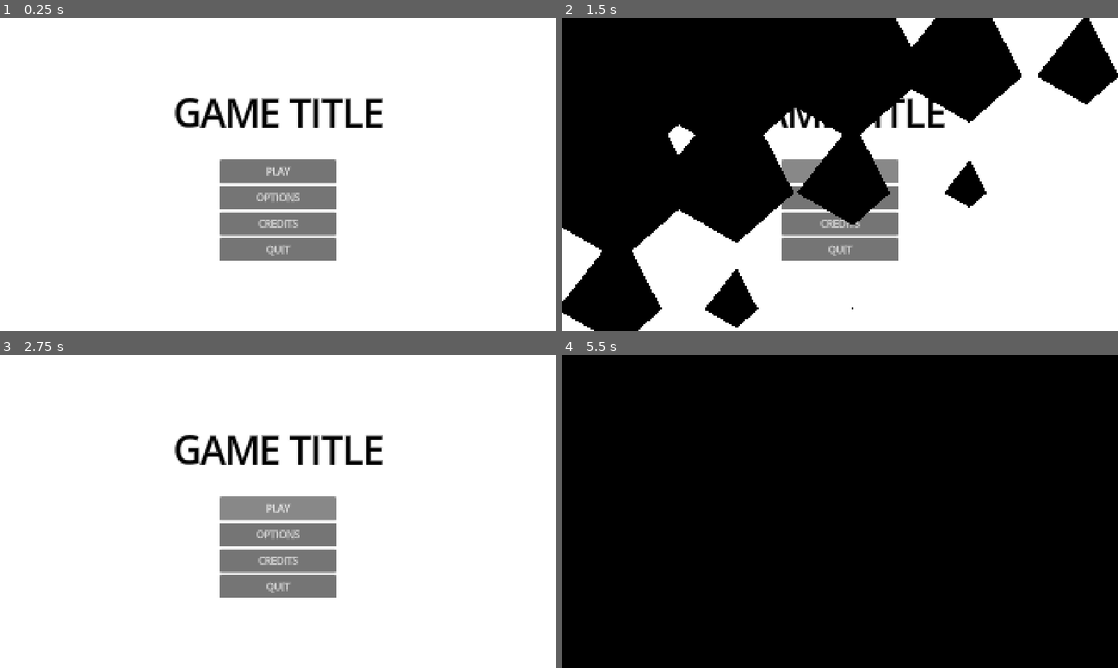
Above: before the commit, frames 1-4 (two rows, left to right).
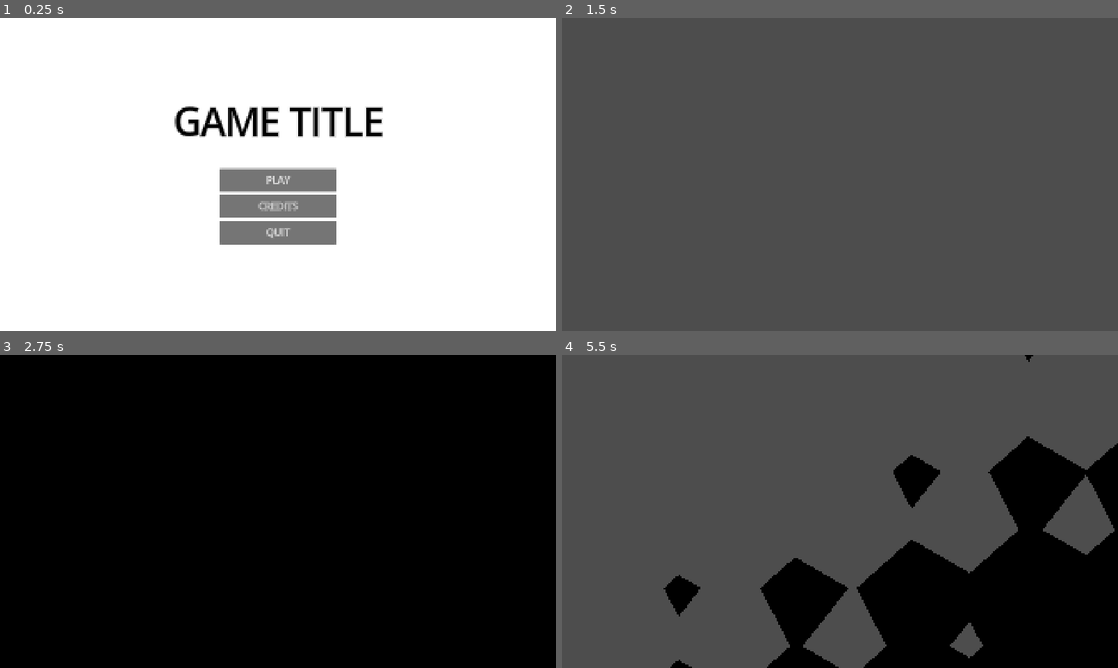
Above: after the commit, the same moments.

Repository: EHilly/Godot-Template-Project
Game: Godot game, scene res://UI/MainMenu/main_menu.tscn
Same seed, same stepped clock (60 frames per second), same inputs: the game is played once before the commit and once after it.
Inputs (mouse positions are in pixels of both pictures, inside the frame that each line leads up to):
- Up to frame 1 (0.25 s): no input
- Up to frame 2 (1.5 s): click "PLAY" at 0.5 s; click (840, 171) at 1.25 s, where only the run before the commit has a clickable "PLAY"
- Up to frame 3 (2.75 s): hold Right (right) from 2.03 s (still down); hold Z (primary_action) from 2.03 s (still down)
- Up to frame 4 (5.5 s): release Right (right) at 2.78 s; release Z (primary_action) at 2.78 s; hold Left (left) 2.78-3.53 s; tap X (secondary_action) at 2.85, 4.35 s; tap Enter at 3.5 s; hold Right (right) 3.53-4.28 s; hold Z (primary_action) 3.53-4.28 s; hold Up (up) 4.28-5.03 s; tap Space at 5 s; hold Left (left) from 5.03 s (still down); hold Z (primary_action) from 5.03 s (still down)

The runs differ from the first frame. In frame 1, 5.6% of the frame differs, in the area x 31-69%, y 25-78%; in frame 2, 100%, in the area x 0-100%, y 0-100%; in frame 3, 99%; in frame 4, 75%.

Commit message:
Don't allow multiple Transitions at the same time

Diff:
--- a/Autoloads/AudioAdmin/music_player_manager.gd
+++ b/Autoloads/AudioAdmin/music_player_manager.gd
@@ -10,7 +10,7 @@
 var current_track_fade_out_tween:Tween
 var new_track_fade_in_tween:Tween
 
-func play_music(music_stream:AudioStream, crossfade_duration:float = 0.5):
+func play_music(music_stream:AudioStream, crossfade_duration:float = 0):
 	#Fade out the current track
 	current_track_fade_out_tween = TweenUtilities.kill_and_recreate_tween(self, current_track_fade_out_tween)
 	current_track_fade_out_tween.tween_property(active_music_player, "volume_db", INAUDIBLE_VOLUME_DB, crossfade_duration)
--- a/Autoloads/Transitions/transitions.gd
+++ b/Autoloads/Transitions/transitions.gd
@@ -1,16 +1,21 @@
 #This is an autoload named Transitions
 extends CanvasLayer
 
+signal animation_finished
+
 @export var screen_cover:ColorRect
 
-var animation_progress_tween:Tween
+var _animation_progress_tween:Tween
 
-func animate_diamond_wipe_and_return_animation_tween(start_color:Color, end_color:Color, duration:float) -> Tween:
-	animation_progress_tween = TweenUtilities.kill_and_recreate_tween(self, animation_progress_tween)
+func animate_diamond_wipe(start_color:Color, end_color:Color, duration:float):
+	if _animation_progress_tween != null and _animation_progress_tween.is_running():
+		push_warning("Tried to start transition animation while one was already running")
+	else:
+		_animation_progress_tween = TweenUtilities.kill_and_recreate_tween(self, _animation_progress_tween)
 
-	screen_cover.material.set_shader_parameter("progress", 0.0)
-	screen_cover.material.set_shader_parameter("start_color", start_color)
-	screen_cover.material.set_shader_parameter("end_color", end_color)
+		screen_cover.material.set_shader_parameter("progress", 0.0)
+		screen_cover.material.set_shader_parameter("start_color", start_color)
+		screen_cover.material.set_shader_parameter("end_color", end_color)
 
-	animation_progress_tween.tween_property(screen_cover.material, "shader_parameter/progress", 1, duration)
-	return animation_progress_tween
+		_animation_progress_tween.tween_property(screen_cover.material, "shader_parameter/progress", 1, duration)
+		_animation_progress_tween.finished.connect(animation_finished.emit)
--- a/Levels/test_scene.gd
+++ b/Levels/test_scene.gd
@@ -14,9 +14,9 @@
 	if (event.is_action_pressed("up")):
 		AudioAdmin.sfx_player_manager.play_sound_effect(error_sound_effect)
 	if (event.is_action_pressed("left")):
-		Transitions.animate_diamond_wipe_and_return_animation_tween(Color.BLACK, Color.TRANSPARENT, 1)
+		Transitions.animate_diamond_wipe(Color.BLACK, Color.TRANSPARENT, 1)
 	if (event.is_action_pressed("right")):
-		Transitions.animate_diamond_wipe_and_return_animation_tween(Color.TRANSPARENT, Color.BLACK, 1)
+		Transitions.animate_diamond_wipe(Color.TRANSPARENT, Color.BLACK, 1)
 	elif (event.is_action_pressed("primary_action")):
 		AudioAdmin.sfx_player_manager.play_sound_effect(short_beep_sound_effect)
 	elif (event.is_action_pressed("secondary_action")):
--- a/UI/MainMenu/credits_submenu.tscn
+++ b/UI/MainMenu/credits_submenu.tscn
@@ -66,9 +66,10 @@
 short_beep.wav - tone beep.wav by Mossy4 -- https://freesound.org/s/263133/ -- License: Attribution 4.0
 woosh.wav - swosh-22.flac by qubodup -- https://freesound.org/s/60009/ -- License: Creative Commons 0
 
-=== Godot Plugins ===
+=== Plugins and scripts ===
 \"autosize_label\" by jynus
 Some code adapted from \"auto_class_name\" by zwickarr
+Set implementation by NoodleSushi
 
 === Shaders ===
 diamond wipe - https://godotshaders.com/shader/diamond-based-screen-transition/"
--- a/UI/MainMenu/main_menu.gd
+++ b/UI/MainMenu/main_menu.gd
@@ -9,6 +9,8 @@
 @export var credits_submenu:Submenu
 
 @export var main_menu_music_stream:AudioStream
+
+var scene_to_load_when_play_button_is_pressed:PackedScene = preload("uid://du6nmhclrgepo") #res://Levels/test_scene.tscn
 
 func _ready() -> void:
 	play_button.pressed.connect(_on_play_button_was_pressed)
@@ -24,10 +26,10 @@
 
 
 func _on_play_button_was_pressed():
-	var transition_animation_tween = Transitions.animate_diamond_wipe_and_return_animation_tween(Color.TRANSPARENT, Color.BLACK, 0.5)
-	await transition_animation_tween.finished
-	Transitions.animate_diamond_wipe_and_return_animation_tween(Color.BLACK, Color.TRANSPARENT, 0.5)
-	get_tree().change_scene_to_file("res://Levels/empty_test_scene.tscn")
+	Transitions.animate_diamond_wipe(Color.TRANSPARENT, Color.BLACK, 0.5)
+	await Transitions.animation_finished
+	Transitions.animate_diamond_wipe(Color.BLACK, Color.TRANSPARENT, 0.5)
+	get_tree().change_scene_to_packed(scene_to_load_when_play_button_is_pressed)
 
 
 func _on_options_button_was_pressed():
--- a/UI/MainMenu/main_menu.tscn
+++ b/UI/MainMenu/main_menu.tscn
@@ -5,6 +5,7 @@
 [ext_resource type="AudioStream" uid="uid://dw75bhqaj3dqx" path="res://UI/MainMenu/Loop_NeverLettingGo_00.wav" id="2_trkrl"]
 [ext_resource type="Theme" uid="uid://ba624b86ssus5" path="res://UI/master_theme.tres" id="3_trkrl"]
 [ext_resource type="PackedScene" uid="uid://bhgdiqhkva4rt" path="res://UI/MainMenu/credits_submenu.tscn" id="4_bddxb"]
+[ext_resource type="Script" uid="uid://bxutttvgrbrgu" path="res://UI/MainMenu/submenu.gd" id="6_trkrl"]
 
 [node name="MainMenu" type="CanvasLayer" unique_id=1672638096 node_paths=PackedStringArray("play_button", "options_button", "credits_button", "quit_button", "credits_submenu")]
 script = ExtResource("1_h8rmy")
@@ -61,6 +62,7 @@
 text = "PLAY"
 
 [node name="OptionsButton" type="Button" parent="ButtonsAndTitleVBox" unique_id=1576936050]
+visible = false
 custom_minimum_size = Vector2(400, 80)
 layout_mode = 2
 size_flags_horizontal = 4
@@ -84,5 +86,6 @@
 theme_override_font_sizes/font_size = 34
 text = "QUIT"
 
-[node name="CreditsSubmenu" parent="." unique_id=1782850706 instance=ExtResource("4_bddxb")]
+[node name="CreditsSubmenu" type="CanvasLayer" parent="." unique_id=1782850706 instance=ExtResource("4_bddxb")]
 visible = false
+script = ExtResource("6_trkrl")
Not shown, changed: attribution.txt
